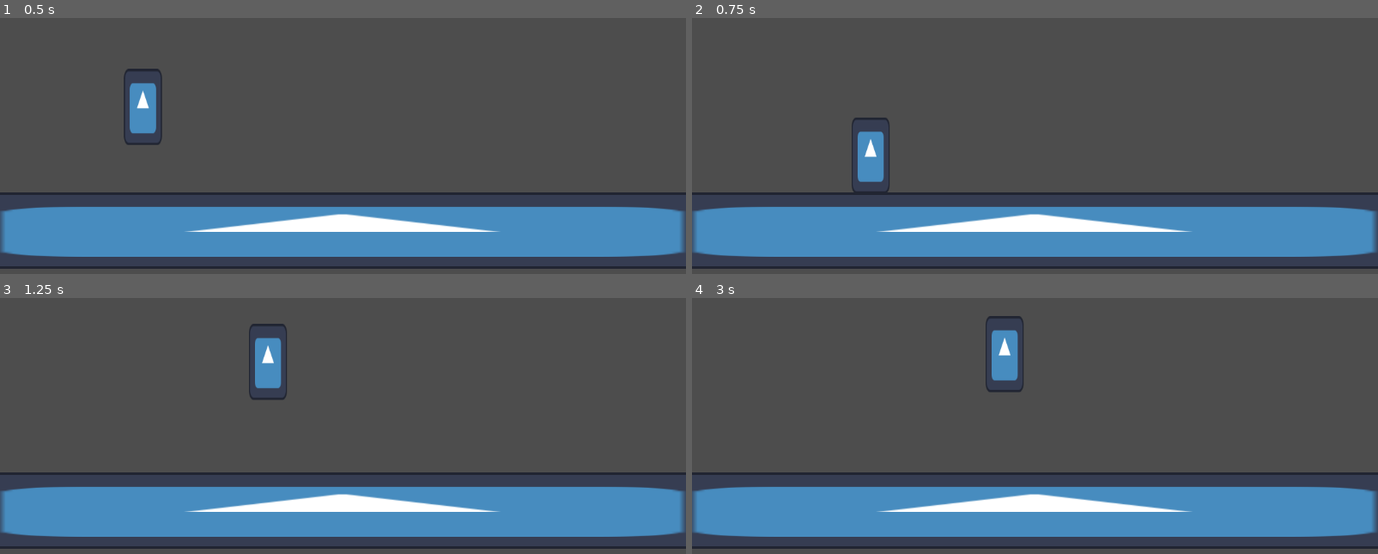
Above: before the commit, frames 1-4 (two rows, left to right).
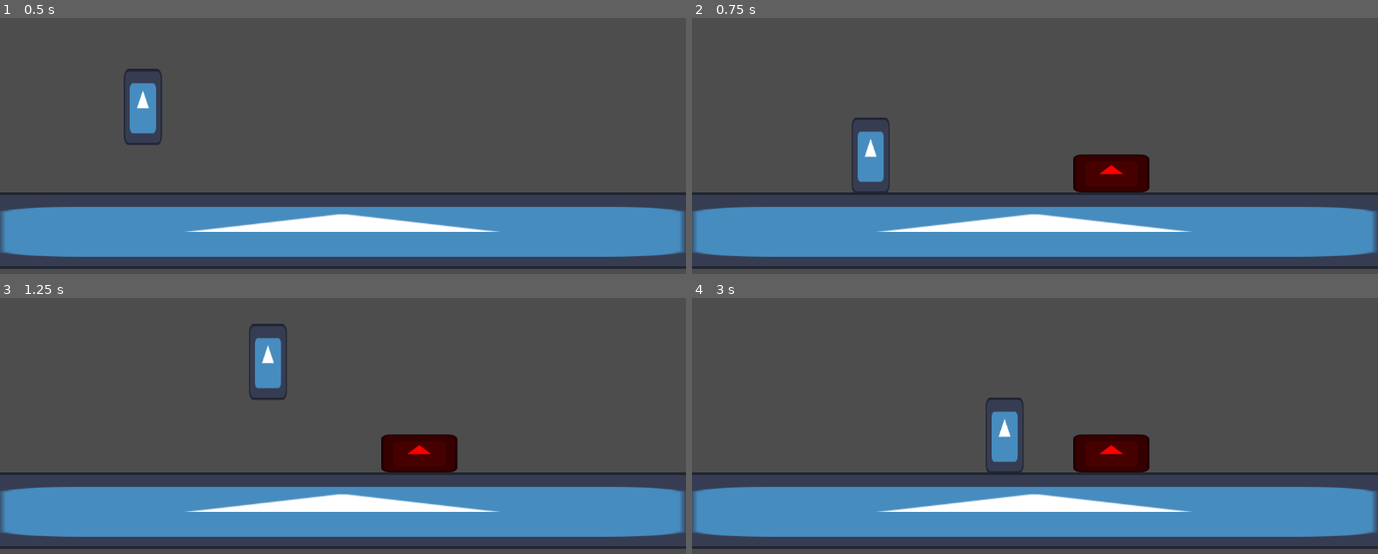
Above: after the commit, the same moments.

Repository: djutemark/ld59
Game: Godot game, scene res://playground.tscn
Two runs of this game, one before a commit and one after it. Both use one fixed random seed, a clock stepped at 60 frames per second and the inputs below. The project has no main scene, so this scene is started directly. The engine's default icon, where the game draws it, is replaced by a stand-in: a white triangle on a blue panel in a dark square.
Inputs:
- Up to frame 1 (0.5 s): no input
- Up to frame 2 (0.75 s): tap Enter at 0.5 s; hold D (move_right) from 0.53 s (still down); hold E (use_signaler, bound only after the commit) from 0.53 s (still down)
- Up to frame 3 (1.25 s): keep holding D (move_right); keep holding E (use_signaler, bound only after the commit); tap Space (jump) at 0.77, 0.8, 1.07 s
- Up to frame 4 (3 s): release E (use_signaler, bound only after the commit) at 1.28 s; tap Space (jump) at 1.35, 1.52, 1.82, 2.3 s; tap E (use_signaler, bound only after the commit) at 1.55, 2.85 s; release D (move_right) at 2.03 s; hold A (move_left) 2.03-2.78 s; hold E (use_signaler, bound only after the commit) 2.03-2.78 s; hold D (move_right) from 2.78 s (still down)

Frame 1 is identical in both runs. In frame 2, 1.6% of the frame differs, in the area x 55-67%, y 53-69%; in frame 3, 1.6%; in frame 4, 3.6%, in the area x 42-67%, y 7-69%.

Commit message:
Add spikes

Diff:
--- a/objects/player.tscn
+++ b/objects/player.tscn
@@ -9,6 +9,9 @@
 
 [node name="Player" type="CharacterBody2D" unique_id=56246929]
 script = ExtResource("1_ykyjo")
+gravity_strength = null
+move_speed = null
+jump_strength = null
 
 [node name="Sprite2D" type="Sprite2D" parent="." unique_id=90332107]
 position = Vector2(0, -1)
--- /dev/null
+++ b/objects/spikes.tscn
@@ -0,0 +1,35 @@
+[gd_scene format=3 uid="uid://b2xltvs64i35j"]
+
+[ext_resource type="Script" uid="uid://b0guv812x5kba" path="res://scripts/spikes.gd" id="1_f3r3t"]
+[ext_resource type="Texture2D" uid="uid://dxluetgnmx57p" path="res://icon.svg" id="2_ymht5"]
+
+[sub_resource type="RectangleShape2D" id="RectangleShape2D_is3ju"]
+size = Vector2(125, 59)
+
+[sub_resource type="RectangleShape2D" id="RectangleShape2D_m8u5f"]
+size = Vector2(118, 11)
+
+[node name="Spikes" type="StaticBody2D" unique_id=1481858940]
+script = ExtResource("1_f3r3t")
+
+[node name="Sprite2D" type="Sprite2D" parent="." unique_id=1695284675]
+modulate = Color(1, 0, 0, 1)
+scale = Vector2(1, 0.5)
+texture = ExtResource("2_ymht5")
+
+[node name="CollisionShape2D" type="CollisionShape2D" parent="." unique_id=381829722]
+shape = SubResource("RectangleShape2D_is3ju")
+metadata/_edit_lock_ = true
+
+[node name="Area2D" type="Area2D" parent="." unique_id=1026001838]
+
+[node name="CollisionShape2D" type="CollisionShape2D" parent="Area2D" unique_id=1911774195]
+position = Vector2(0, -31.5)
+shape = SubResource("RectangleShape2D_m8u5f")
+debug_color = Color(0.99607843, 0, 0, 0.41960785)
+
+[node name="InvisibilityTimer" type="Timer" parent="." unique_id=1631420732]
+unique_name_in_owner = true
+
+[connection signal="body_entered" from="Area2D" to="." method="_on_area_2d_body_entered"]
+[connection signal="timeout" from="InvisibilityTimer" to="." method="_on_invisibility_timer_timeout"]
--- a/playground.tscn
+++ b/playground.tscn
@@ -2,6 +2,7 @@
 
 [ext_resource type="PackedScene" uid="uid://bmimicae0in6j" path="res://objects/player.tscn" id="1_wt17y"]
 [ext_resource type="Texture2D" uid="uid://dxluetgnmx57p" path="res://icon.svg" id="2_m8u5f"]
+[ext_resource type="PackedScene" uid="uid://b2xltvs64i35j" path="res://objects/spikes.tscn" id="3_m8u5f"]
 
 [sub_resource type="RectangleShape2D" id="RectangleShape2D_o00ia"]
 size = Vector2(1162, 124)
@@ -10,6 +11,9 @@
 
 [node name="Player" parent="." unique_id=56246929 instance=ExtResource("1_wt17y")]
 position = Vector2(240, 216)
+gravity_strength = 10.0
+move_speed = 300.0
+jump_strength = 400.0
 
 [node name="Ground" type="StaticBody2D" parent="." unique_id=1136493134]
 position = Vector2(575, 500)
@@ -21,3 +25,7 @@
 [node name="Sprite2D" type="Sprite2D" parent="Ground" unique_id=1538435372]
 scale = Vector2(13, 1)
 texture = ExtResource("2_m8u5f")
+
+[node name="Spikes" parent="." unique_id=1481858940 instance=ExtResource("3_m8u5f")]
+position = Vector2(704, 404)
+is_hidden = true
--- a/project.godot
+++ b/project.godot
@@ -13,6 +13,10 @@
 config/name="LD59"
 config/features=PackedStringArray("4.6", "Forward Plus")
 config/icon="res://icon.svg"
+
+[autoload]
+
+Signaler="*uid://b2rr5k52kyotc"
 
 [dotnet]
 
@@ -39,6 +43,11 @@
 , Object(InputEventKey,"resource_local_to_scene":false,"resource_name":"","device":-1,"window_id":0,"alt_pressed":false …(186 unchanged characters)…
 ]
 }
+use_signaler={
+"deadzone": 0.2,
+"events": [Object(InputEventKey,"resource_local_to_scene":false,"resource_name":"","device":-1,"window_id":0,"alt_pressed":false,"shift_pressed":false,"ctrl_pressed":false,"meta_pressed":false,"pressed":false,"keycode":0,"physical_keycode":69,"key_label":0,"unicode":101,"location":0,"echo":false,"script":null)
+]
+}
 
 [physics]
 
--- a/scripts/player.gd
+++ b/scripts/player.gd
@@ -1,18 +1,26 @@
+class_name Player
 extends CharacterBody2D
 
 @export var gravity_strength: float = 10
 @export var move_speed: float = 300
 @export var jump_strength: float = 400
 
+func _input(event: InputEvent) -> void:
+	if event.is_action_pressed("use_signaler"):
+		Signaler.make_visible.emit()
+
+
 func _physics_process(_delta: float) -> void:
 	apply_gravity()
 	move()
 	move_and_slide()
 
+
 func _unhandled_input(event: InputEvent) -> void:
 	if event is InputEventKey:
 		if event.keycode == KEY_ESCAPE:
 			get_tree().quit()
+
 
 func apply_gravity() -> void:
 	if !is_on_floor():
@@ -20,9 +28,14 @@
 	else:
 		velocity = Vector2.ZERO
 
+
 func move() -> void:
 	if is_on_floor() and Input.is_action_pressed("jump"):
 		velocity = up_direction * jump_strength
 
 	var horizontal = Input.get_axis("move_left", "move_right")
 	velocity.x = horizontal * move_speed
+
+
+func take_damage(amount: float) -> void:
+	print("taking %s damage" % amount)
--- /dev/null
+++ b/scripts/signaler.gd
@@ -0,0 +1,10 @@
+extends Node
+
+signal make_visible
+
+func _ready() -> void:
+	make_visible.connect(make_visible_called)
+
+
+func make_visible_called() -> void:
+	print("make visible!")
--- /dev/null
+++ b/scripts/spikes.gd
@@ -0,0 +1,29 @@
+class_name Spikes
+extends StaticBody2D
+
+@export var is_hidden: bool = false
+@export var time_visible: float = 3
+
+func _enter_tree() -> void:
+	if is_hidden:
+		Signaler.make_visible.connect(make_visible)
+		visible = false
+
+
+func _on_area_2d_body_entered(body: Node2D) -> void:
+	if body is Player:
+		print("take damage!")
+		body.take_damage(4)
+
+
+func make_visible() -> void:
+	visible = true
+	%InvisibilityTimer.start(time_visible)
+
+
+func make_invisible() -> void:
+	visible = false
+
+
+func _on_invisibility_timer_timeout() -> void:
+	make_invisible()
Not shown, added: scripts/signaler.gd.uid
Not shown, added: scripts/spikes.gd.uid
